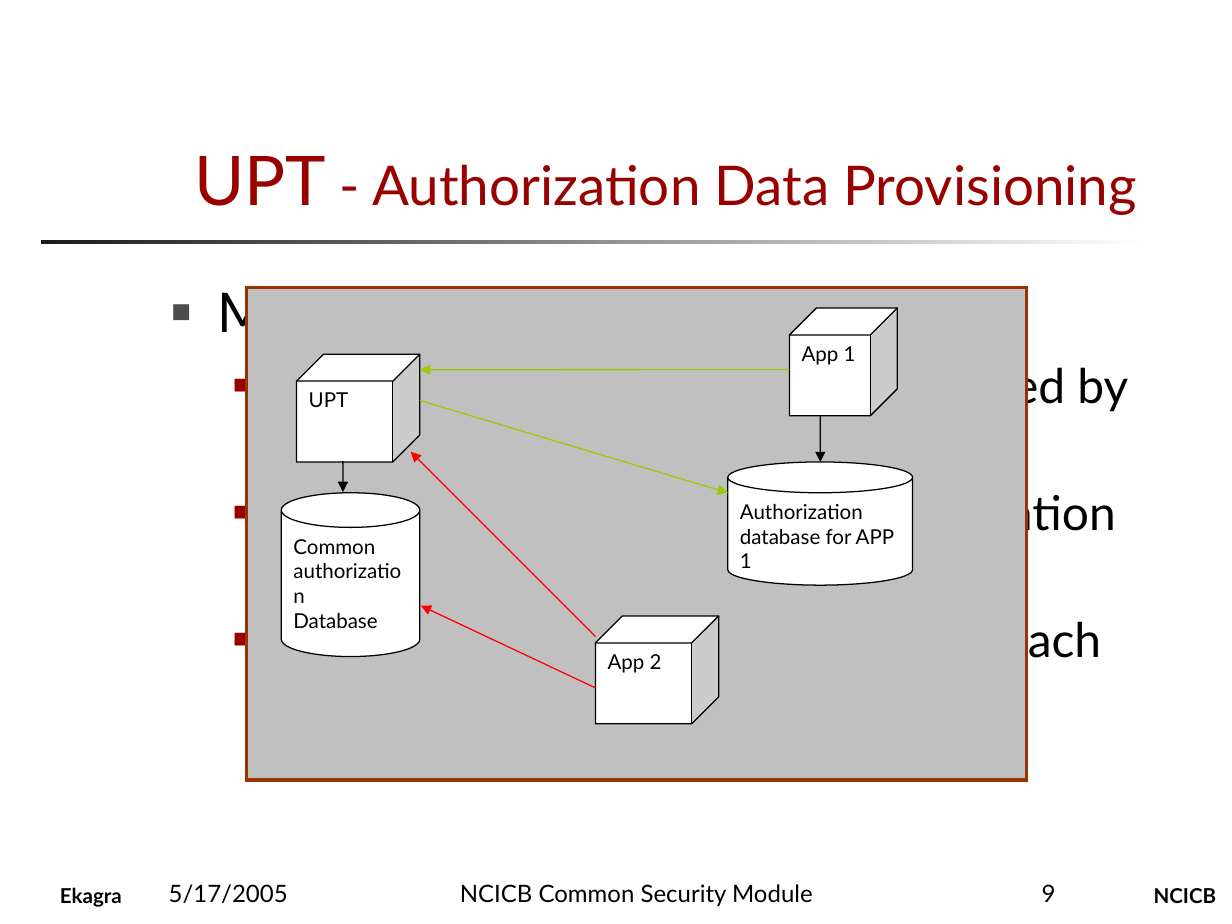
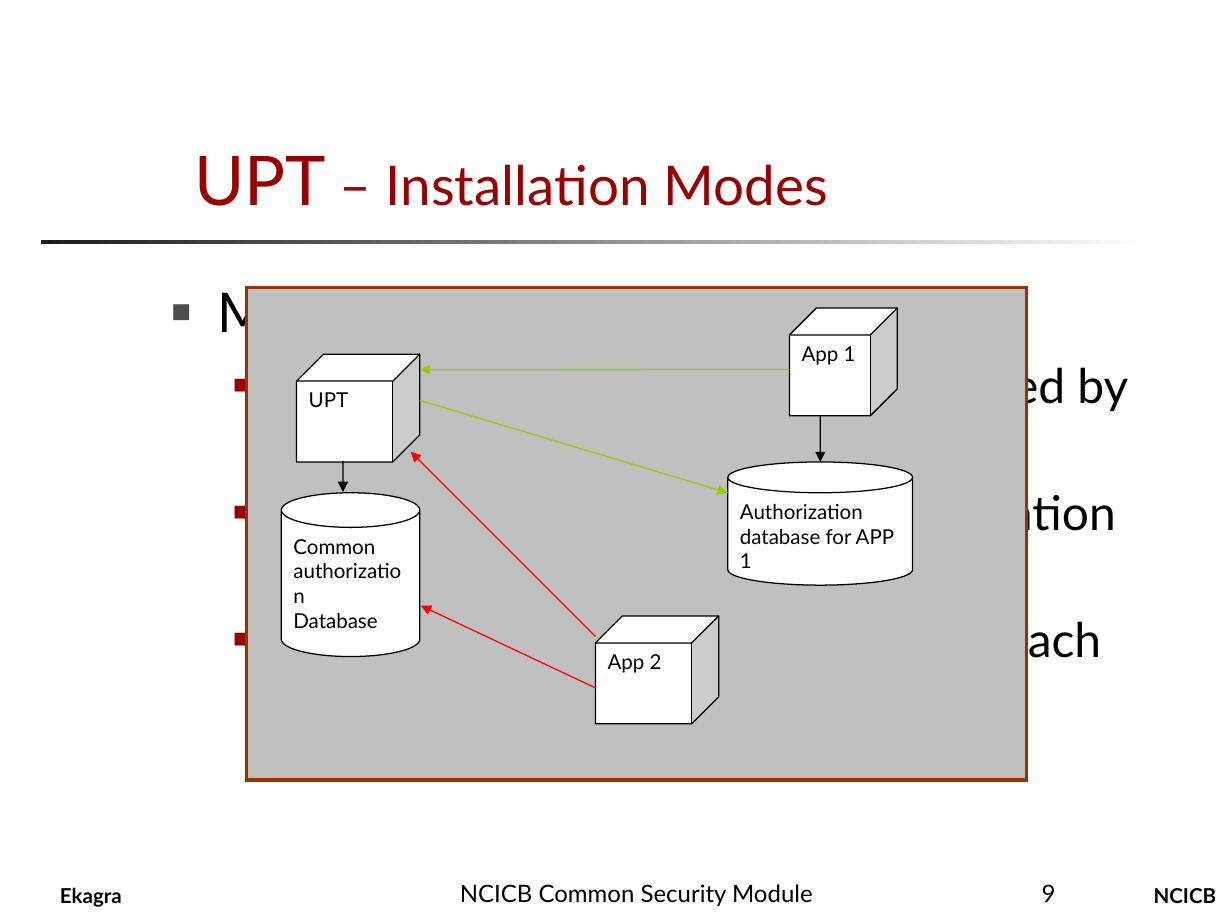
Before and after one commit to CBIIT/common-security-module-docs, a slide deck: slide 9 of Presentations/CSM_Installation_Presentation.ppt. Drawn at 1232x924 pixels with LibreOffice and Linux fonts; fonts in the diff are those of the drawing; background and template pictures are left out. Boxes give left, top, right and bottom in pixels: in the first picture for what was removed or moved away, otherwise in the second. Text is boxed around its words. In the diff, an @@ line names an element or a change of style, - is before the commit and + after.

```diff
--- a/Presentations/CSM_Installation_Presentation.ppt
+++ b/Presentations/CSM_Installation_Presentation.ppt
@@ title at [194,156,828,206]: text changed @@
-UPT - Authorization Data Provisioning
+UPT – Installation Modes
@@ text removed at [169,884,288,903] @@
-5/17/2005
```
Also in this commit, not shown: 8 other slides changed, 3 slides added.
